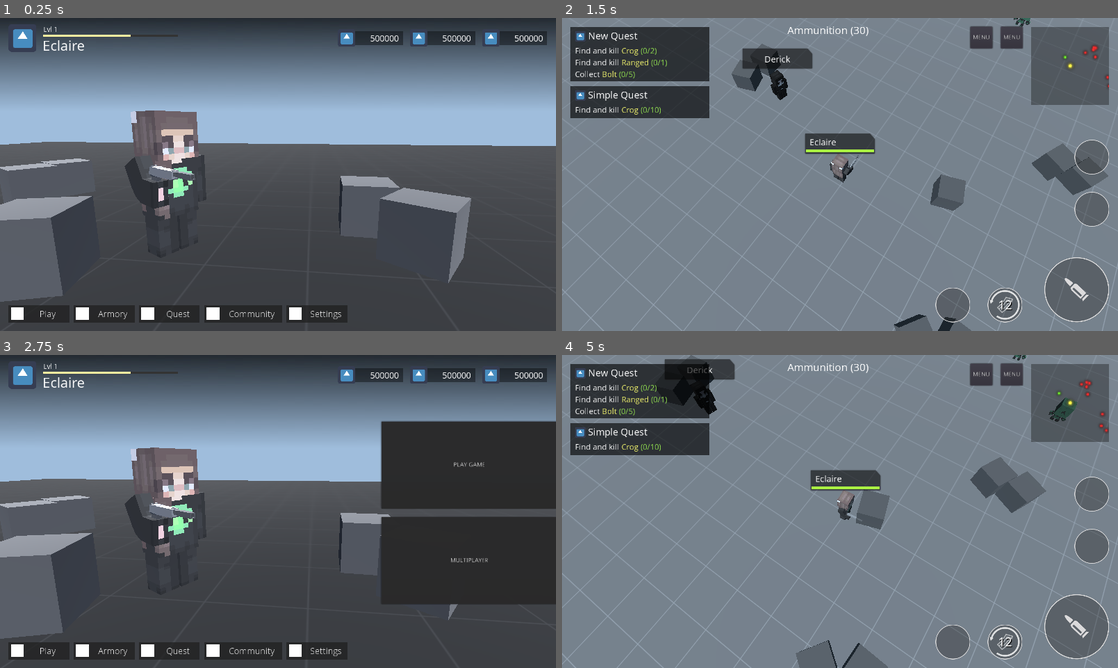
Above: before the commit, frames 1-4 (two rows, left to right).
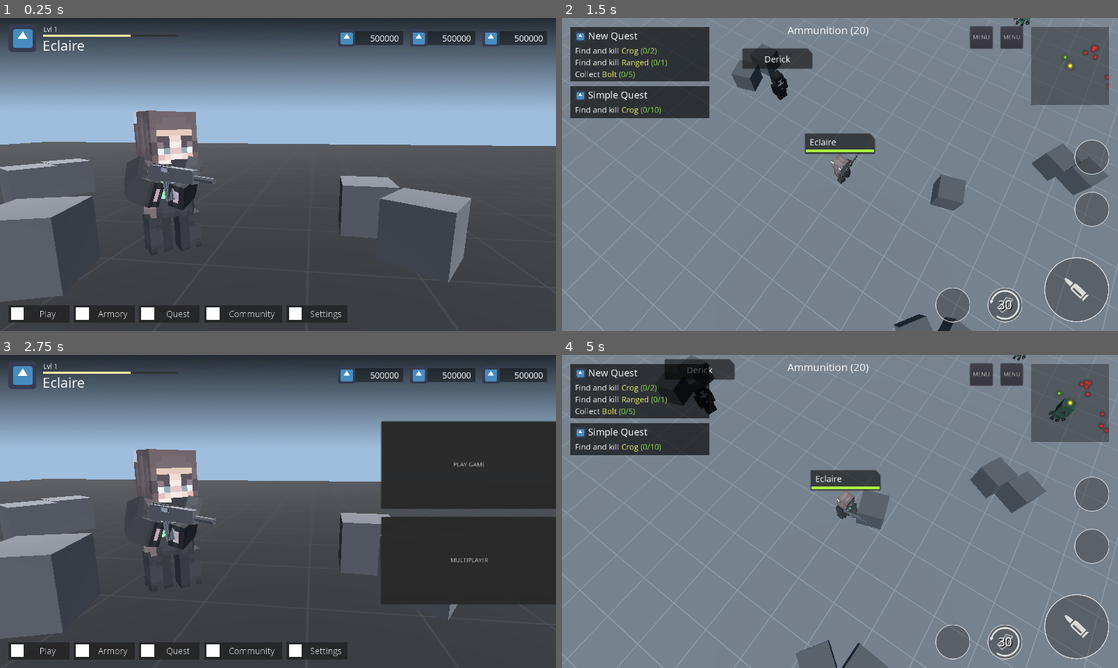
Above: after the commit, the same moments.

Repository: khairul169/PixelGunner
Game: Godot game, scene res://scenes/main_menu.tscn
Two runs of this game, one before a commit and one after it. Both use one fixed random seed, a clock stepped at 60 frames per second and the inputs below. The engine's default icon, where the game draws it, is replaced by a stand-in: a white triangle on a blue panel in a dark square.
Inputs (mouse positions are in pixels of both pictures, inside the frame that each line leads up to):
- Up to frame 1 (0.25 s): no input
- Up to frame 2 (1.5 s): click "Play" at 0.5 s; click "PLAY GAME" at 1.25 s
- Up to frame 3 (2.75 s): click "MENU" at 2 s
- Up to frame 4 (5 s): click "PLAY GAME" at 2.75 s; move the mouse to (962, 495) at 3.52 s; hold D 3.53-4.25 s; hold R 3.53-4.25 s; click (962, 495) at 3.67 s; tap Space at 3.77, 3.8, 4.07 s; drag from (728, 527) to (812, 574) at 4.27 s

The runs differ from the first frame. In frame 1, 1.6% of the frame differs, in the area x 22-39%, y 29-75%; in frame 2, 0.2%; in frame 3, 1.7%; in frame 4, 0.2%.

Commit message:
cleanup code

Diff:
--- a/project.godot
+++ b/project.godot
@@ -14,11 +14,6 @@
 "language": "GDScript",
 "path": "res://scenes/singleton/entities.gd"
 }, {
-"base": "Reference",
-"class": "Items",
-"language": "GDScript",
-"path": "res://scenes/singleton/items.gd"
-}, {
 "base": "KinematicBody",
 "class": "Monster",
 "language": "GDScript",
@@ -34,16 +29,6 @@
 "language": "GDScript",
 "path": "res://scenes/player/player.gd"
 }, {
-"base": "Spatial",
-"class": "PlayerCamera",
-"language": "GDScript",
-"path": "res://scenes/player/camera.gd"
-}, {
-"base": "Reference",
-"class": "PlayerWeapon",
-"language": "GDScript",
-"path": "res://scenes/player/weapon.gd"
-}, {
 "base": "Reference",
 "class": "QuestManager",
 "language": "GDScript",
@@ -51,12 +36,9 @@
 } ]
 _global_script_class_icons={
 "Entities": "",
-"Items": "",
 "Monster": "",
 "NPC": "",
 "Player": "",
-"PlayerCamera": "",
-"PlayerWeapon": "",
 "QuestManager": ""
 }
 
@@ -68,8 +50,10 @@
 
 [autoload]
 
-state_mgr="*res://scenes/singleton/state_mgr.gd"
-game_data="*res://scenes/singleton/game_data.gd"
+GameState="*res://scenes/singleton/game_state.gd"
+GameData="*res://scenes/singleton/game_data.gd"
+Items="*res://scenes/singleton/items.gd"
+Weapon="*res://scenes/singleton/weapon.gd"
 
 [debug]
 
--- a/scenes/main_menu.gd
+++ b/scenes/main_menu.gd
@@ -30,7 +30,7 @@
 	switch_panel(btn);
 
 func _play() -> void:
-	state_mgr.reset_game();
+	GameState.reset_game();
 	get_tree().change_scene("res://scenes/game.tscn");
 
 func setup_navigation() -> void:
--- a/scenes/main_menu/armory_weapon.gd
+++ b/scenes/main_menu/armory_weapon.gd
@@ -26,10 +26,10 @@
 	call_deferred("load_weapon");
 	load_stats();
 
-	var player_wpn = game_data.get_player_weapon();
+	var player_wpn = GameData.get_player_weapon();
 	switch_weapon(player_wpn);
 
-	game_data.connect("data_updated", self, "_data_updated");
+	GameData.connect("data_updated", self, "_data_updated");
 	btn_use.connect("pressed", self, "_use_wpn");
 
 func _input(event: InputEvent) -> void:
@@ -47,7 +47,7 @@
 	# update weapon list
 	load_weapon();
 
-	var player_wpn = game_data.get_player_weapon();
+	var player_wpn = GameData.get_player_weapon();
 	if (current_wpn < 0):
 		switch_weapon(player_wpn);
 	else:
@@ -87,14 +87,14 @@
 		i.queue_free();
 
 	var item_scene = load("res://scenes/main_menu/weapon_item.tscn");
-	var weapon_list = game_data.get_weapon_list();
+	var weapon_list = GameData.get_weapon_list();
 
 	if (armory):
-		armory.set_slot_value(weapon_list.size(), game_data.get_weapon_slot());
+		armory.set_slot_value(weapon_list.size(), GameData.get_weapon_slot());
 
 	for i in range(weapon_list.size()):
 		var weapon = weapon_list[i];
-		var wpn_data = PlayerWeapon.get_weapon(weapon.id);
+		var wpn_data = Weapon.get_weapon(weapon.id);
 		if (not wpn_data):
 			continue
 
@@ -114,7 +114,7 @@
 		$content.hide();
 		return;
 
-	var weapon = game_data.get_weapon_data(id);
+	var weapon = GameData.get_weapon_data(id);
 	if (not weapon):
 		return;
 
@@ -130,23 +130,23 @@
 	set_weapon(weapon);
 
 	# action button
-	btn_use.disabled = (game_data.get_player_weapon() == id);
+	btn_use.disabled = (GameData.get_player_weapon() == id);
 
 func _use_wpn() -> void:
-	game_data.set_player_weapon(current_wpn);
+	GameData.set_player_weapon(current_wpn);
 
 func _rotate_weapon(rel: float) -> void:
 	scene.rotate_object(rel);
 
 func set_weapon(weapon: Dictionary) -> void:
-	var wpn = PlayerWeapon.get_weapon(weapon.id);
+	var wpn = Weapon.get_weapon(weapon.id);
 	if (not wpn):
 		return;
 
 	$content/weapon_title/wpn_name.text = wpn.name;
 	$content/weapon_title/level.text = str('Lv ', int(weapon.level));
 
-	var stats = PlayerWeapon.get_stats(weapon);
+	var stats = Weapon.get_stats(weapon);
 
 	set_weapon_stats({
 		STATS_DMG: int(stats.damage),
--- a/scenes/main_menu/background_scene.gd
+++ b/scenes/main_menu/background_scene.gd
@@ -4,21 +4,21 @@
 onready var camera = $camera;
 onready var animsplayer = $player.find_node('AnimationPlayer');
 
+# vars
 var camera_transform = Transform();
 
 func _ready() -> void:
-	game_data.connect("data_updated", self, "_data_updated");
+	GameData.connect("data_updated", self, "_data_updated");
 
+	var weapon = GameState.player.weapon;
+	set_weapon(weapon.id if weapon && weapon.has('id') else -1);
+
+	camera_transform = camera.transform;
 	animsplayer.get_animation('idle').loop = true;
 	animsplayer.get_animation('idle_rifle').loop = true;
 
-	var weapon = state_mgr.player.weapon;
-	set_weapon(weapon.id if weapon && weapon.has('id') else -1);
-
-	camera_transform = camera.transform;
-
 func _data_updated() -> void:
-	var wpn_data = game_data.get_weapon_data(-1);
+	var wpn_data = GameData.get_weapon_data(-1);
 	set_weapon(wpn_data.id);
 
 func set_weapon(id: int) -> void:
@@ -33,11 +33,11 @@
 		mesh_name = null;
 		animsplayer.play('idle_alt', 0.1);
 
-	if (id == PlayerWeapon.WEAPON_PISTOL):
+	if (id == Weapon.WEAPON_PISTOL):
 		mesh_name = 'pistol';
 		anims = 'idle';
 
-	if (id == PlayerWeapon.WEAPON_RIFLE):
+	if (id == Weapon.WEAPON_RIFLE):
 		mesh_name = 'rifle';
 		anims = 'idle_rifle';
 
--- a/scenes/monster/monster.gd
+++ b/scenes/monster/monster.gd
@@ -133,7 +133,7 @@
 		killer.m_backpack.add_item(Items.ITEM_BOLT, int(rand_range(0, 3)));
 
 	# task
-	state_mgr.quest.task_achieved(state_mgr.quest.TASK_KILL_MONSTER, monster_id);
+	GameState.quest.task_achieved(QuestManager.TASK_KILL_MONSTER, monster_id);
 
 func _obj_enter(obj) -> void:
 	if (obj is Player && !obj in target):
--- a/scenes/monster/spawner.gd
+++ b/scenes/monster/spawner.gd
@@ -1,5 +1,6 @@
 extends Spatial
 
+# editor configs
 export (Entities.Monster) var monster_name;
 export (float) var radius = 10.0;
 export (int) var monster_count = 1;
@@ -38,6 +39,6 @@
 	npc.health_max = lerp(npc.health_max * 0.1, npc.health_max * 0.9, m);
 	npc.accuracy = lerp(npc.accuracy * 0.2, npc.accuracy * 0.8, m);
 	npc.armor = lerp(npc.armor * 0.4, npc.armor * 0.6, m);
-	npc.agile = lerp(npc.agile * 0.2, npc.agile * 0.8, m);
+	npc.agile = lerp(0.0, npc.agile, m);
 	npc.attack_damage = lerp(npc.attack_damage * 0.1, npc.attack_damage * 0.9, m);
 	npc.attack_delay = lerp(npc.attack_delay * 0.4, npc.attack_delay * 0.6, 1.0 - m);
--- a/scenes/player/attack.gd
+++ b/scenes/player/attack.gd
@@ -51,7 +51,7 @@
 	player.connect("dying", self, "_player_reset");
 
 	# initialize attack system
-	call_deferred("init");
+	call_deferred("_initialize");
 
 func _input(event: InputEvent) -> void:
 	if (Input.is_key_pressed(KEY_SPACE)):
@@ -60,15 +60,16 @@
 	if (Input.is_key_pressed(KEY_R)):
 		reload();
 
-func init() -> void:
+func _initialize() -> void:
 	# targeting
-	create_targeting();
+	_create_targeting();
 
 	# user button
 	player.ui.button_attack.connect("pressed", self, "start_attack");
 	player.ui.button_reload.connect("pressed", self, "reload");
 
-func reset_weapon() -> void:
+func reset() -> void:
+	# set default variable value
 	damage = 0.0;
 	delay = 1.0;
 	attack_range = 0.0;
@@ -97,14 +98,132 @@
 	state = State.IDLE;
 	next_think = 0.1;
 
+func _player_reset() -> void:
+	# reset vars
+	next_think = 0.0;
+	target = null;
+	reset();
+
+func _create_targeting() -> void:
+	# shape reference
+	var shape = SphereShape.new();
+	shape.radius = TARGETING_RADIUS;
+
+	# collision shape
+	var col = CollisionShape.new();
+	col.shape = shape;
+
+	# create area
+	var area = Area.new();
+	area.add_child(col);
+	player.add_child(area);
+
+	# connect signals
+	area.connect("body_entered", self, "_object_enter");
+	area.connect("body_exited", self, "_object_exit");
+
+func _object_enter(object: Node) -> void:
+	if (object == player):
+		return;
+
+	if (object.is_in_group('damageable') && !object in nearest_enemy):
+		nearest_enemy.append(object);
+
+func _object_exit(object: Node) -> void:
+	if (object in nearest_enemy):
+		nearest_enemy.erase(object);
+
+func _process(delta: float) -> void:
+	if (player.health <= 0.0):
+		return;
+
+	if (next_think > 0.0):
+		next_think -= delta;
+
+func _physics_process(delta: float) -> void:
+	if (player.health <= 0.0):
+		return;
+
+	if (player.is_moving):
+		if (target):
+			# disable targeting
+			player.stop();
+			target = null;
+
+		# set state
+		if (state != State.RELOADING):
+			state = State.MOVING;
+	else:
+		if (state == State.MOVING):
+			state = State.IDLE;
+
+	if (next_think > 0.0):
+		return;
+
+	if (state == State.RELOADING):
+		_reload_finished();
+		state = State.IDLE;
+		return;
+
+	if (state == State.AIMING):
+		if (target):
+			# set player shooting animation
+			player.set_animation(player.PlayerAnims.SHOOT);
+			player.stop(0.15);
+			player.next_idle = 0.5;
+
+			state = State.ATTACKING;
+			next_think = delay;
+
+			# attack target
+			attack(target);
+
+			# reset target if randomized attack
+			if (attack_type == AttackType.RANDOM):
+				target = null;
+				start_attack();
+		else:
+			state = State.IDLE;
+			next_think = 0.5;
+		return;
+
+	if (target):
+		if (target.health <= 0.0):
+			target = null;
+			state = State.IDLE;
+
+			if (attack_type == AttackType.RANDOM):
+				start_attack();
+			return;
+
+		var distance = player.global_transform.origin.distance_to(target.global_transform.origin);
+		if (distance > attack_range && attack_type != AttackType.RANDOM):
+			player.move_to(target.global_transform.origin);
+			next_think = 0.5;
+			state = State.MOVING;
+
+		else:
+			if (state != State.ATTACKING):
+				player.stop(0.4);
+				player.set_looking_at(target);
+				next_think = 0.3;
+			else:
+				player.stop(0.1);
+				next_think = 0.0;
+
+			state = State.AIMING;
+
 func set_weapon(weapon: Dictionary) -> void:
+	if (player.health <= 0.0):
+		return;
+
+	var wpn_id = weapon.id if weapon.has('id') else -1;
+	var data = Weapon.get_weapon(wpn_id);
+	if (not data):
+		return;
+
 	# reset weapon data
-	reset_weapon();
-
-	var wpn_id = weapon.id if weapon.has('id') else -1;
-	var data = PlayerWeapon.get_weapon(wpn_id);
-	if (not data):
-		return;
+	reset();
 
 	# set weapon stats
 	var stats = weapon.stats;
@@ -114,30 +233,30 @@
 	max_clip = stats.clip;
 	wpn_clip = max_clip;
 	knockback = stats.knockback;
-	slowness = stats.slowness;
+	slowness_prob = stats.slowness;
 	armor_pen = stats.armorp;
 
 	# attack type
 	match (data.wpn_class):
-		PlayerWeapon.CLASS_SR:
+		Weapon.CLASS_SR:
 			attack_type = AttackType.FAR;
 		_:
 			attack_type = AttackType.NEAR;
 
 	# player animation
 	match (data.wpn_class):
-		PlayerWeapon.CLASS_AR:
+		Weapon.CLASS_AR:
 			player.anim_offset = player.PlayerAnims.RIFLE_IDLE;
 		_:
 			player.anim_offset = 0;
 
 	# attack range & reload speed
 	match (data.wpn_class):
-		PlayerWeapon.CLASS_HG:
+		Weapon.CLASS_HG:
 			attack_range = 6.0;
 			reload_time = 1.0;
 
-		PlayerWeapon.CLASS_AR:
+		Weapon.CLASS_AR:
 			attack_range = 5.0;
 			reload_time = 3.0;
 
@@ -147,11 +266,11 @@
 
 	# switch weapon mesh
 	match (wpn_id):
-		PlayerWeapon.WEAPON_PISTOL:
+		Weapon.WEAPON_PISTOL:
 			player.find_node('pistol').show();
 			player.find_node('rifle').hide();
 
-		PlayerWeapon.WEAPON_RIFLE:
+		Weapon.WEAPON_RIFLE:
 			player.find_node('pistol').hide();
 			player.find_node('rifle').show();
 
@@ -161,120 +280,6 @@
 
 	# update ui
 	call_deferred('_update_interface');
-
-func _player_reset() -> void:
-	# reset vars
-	next_think = 0.0;
-	target = null;
-	reset_weapon();
-
-func create_targeting() -> void:
-	# shape reference
-	var shape = SphereShape.new();
-	shape.radius = TARGETING_RADIUS;
-
-	# collision shape
-	var col = CollisionShape.new();
-	col.shape = shape;
-
-	# create area
-	var area = Area.new();
-	area.add_child(col);
-	player.add_child(area);
-
-	# connect signals
-	area.connect("body_entered", self, "_object_enter");
-	area.connect("body_exited", self, "_object_exit");
-
-func _object_enter(object: Node) -> void:
-	if (object == player):
-		return;
-
-	if (object.is_in_group('damageable') && !object in nearest_enemy):
-		nearest_enemy.append(object);
-
-func _object_exit(object: Node) -> void:
-	if (object in nearest_enemy):
-		nearest_enemy.erase(object);
-
-func _process(delta: float) -> void:
-	if (player.health <= 0.0):
-		return;
-
-	if (next_think > 0.0):
-		next_think -= delta;
-
-func _physics_process(delta: float) -> void:
-	if (player.health <= 0.0):
-		return;
-
-	if (player.is_moving):
-		if (target):
-			# disable targeting
-			player.stop();
-			target = null;
-
-		# set state
-		if (state != State.RELOADING):
-			state = State.MOVING;
-	else:
-		if (state == State.MOVING):
-			state = State.IDLE;
-
-	if (next_think > 0.0):
-		return;
-
-	if (state == State.RELOADING):
-		_reload_finished();
-		state = State.IDLE;
-		return;
-
-	if (state == State.AIMING):
-		if (target):
-			# set player shooting animation
-			player.set_animation(player.PlayerAnims.SHOOT);
-			player.stop(0.15);
-			player.next_idle = 0.5;
-
-			state = State.ATTACKING;
-			next_think = delay;
-
-			# attack target
-			attack(target);
-
-			# reset target if randomized attack
-			if (attack_type == AttackType.RANDOM):
-				target = null;
-				start_attack();
-		else:
-			state = State.IDLE;
-			next_think = 0.5;
-		return;
-
-	if (target):
-		if (target.health <= 0.0):
-			target = null;
-			state = State.IDLE;
-
-			if (attack_type == AttackType.RANDOM):
-				start_attack();
-			return;
-
-		var distance = player.global_transform.origin.distance_to(target.global_transform.origin);
-		if (distance > attack_range && attack_type != AttackType.RANDOM):
-			player.move_to(target.global_transform.origin);
-			next_think = 0.5;
-			state = State.MOVING;
-		else:
-			if (state != State.ATTACKING):
-				player.stop(0.4);
-				next_think = 0.3;
-				set_look_at(target);
-			else:
-				player.stop(0.1);
-				next_think = 0.0;
-
-			state = State.AIMING;
 
 func start_attack() -> void:
 	if (next_think > 0.0 || player.health <= 0.0):
@@ -308,7 +313,7 @@
 		state = State.IDLE;
 
 		# look at target
-		set_look_at(target);
+		player.set_looking_at(target);
 	else:
 		target = null;
 
@@ -341,11 +346,6 @@
 	res.distance = distance;
 	return false;
 
-func set_look_at(object: Spatial) -> void:
-	player.body_dir = object.global_transform.origin - player.global_transform.origin;
-	player.body_dir.y = 0.0;
-	player.body_dir = player.body_dir.normalized();
-
 func attack(object: Spatial) -> void:
 	if (player.health <= 0.0 || !object.is_in_group('damageable')):
 		return;
@@ -357,7 +357,7 @@
 		return;
 
 	# look at target
-	set_look_at(target);
+	player.set_looking_at(target);
 
 	# reduce clip
 	wpn_clip -= 1;
@@ -400,11 +400,11 @@
 	state = State.RELOADING;
 	next_think = reload_time;
 	player.stop();
-
-	player.set_bar_status("RELOADING");
+	_update_interface();
 
 func _reload_canceled() -> void:
-	player.set_bar_status("");
+	# update ui
+	_update_interface();
 
 func _reload_finished() -> void:
 	if (state != State.RELOADING):
@@ -419,10 +419,13 @@
 	player.m_backpack.remove_item(Items.ITEM_AMMUNITION, 1);
 
 	# update ui
-	player.set_bar_status("");
 	_update_interface();
 
 func _update_interface() -> void:
+	if (state == State.RELOADING):
+		# show reloading message
+		pass
+
 	player.ui.set_reloadbutton_clip(wpn_clip);
 
 func create_indicator(object, text, color = Color(1, 1, 1)) -> Node:
--- a/scenes/player/backpack.gd
+++ b/scenes/player/backpack.gd
@@ -10,7 +10,7 @@
 var items = [];
 
 func _ready() -> void:
-	state_mgr.quest.connect("quest_added", self, "_quest_updated");
+	GameState.quest.connect("quest_added", self, "_quest_updated");
 
 func _input(event: InputEvent) -> void:
 	if (Input.is_key_pressed(KEY_P)):
@@ -18,7 +18,7 @@
 
 func _quest_updated(quest = null) -> void:
 	# task
-	state_mgr.quest.task_achieved(state_mgr.quest.TASK_COLLECT_ITEM, self);
+	GameState.quest.task_achieved(QuestManager.TASK_COLLECT_ITEM, self);
 
 func _item_updated() -> void:
 	emit_signal("item_updated");
@@ -112,17 +112,17 @@
 		_item_updated();
 
 func resupply_ammo() -> void:
-	var weapon = PlayerWeapon.get_weapon(player.weapon if player.weapon else -1);
+	var weapon = Weapon.get_weapon(player.weapon if player.weapon else -1);
 	if (!weapon):
 		return;
 
 	var ammo = 0;
 	match (weapon.wpn_class):
-		PlayerWeapon.CLASS_AR:
+		Weapon.CLASS_AR:
 			ammo = 20;
-		PlayerWeapon.CLASS_HG, PlayerWeapon.CLASS_SMG:
+		Weapon.CLASS_HG, Weapon.CLASS_SMG:
 			ammo = 30;
-		PlayerWeapon.CLASS_SG, PlayerWeapon.CLASS_SR:
+		Weapon.CLASS_SG, Weapon.CLASS_SR:
 			ammo = 10;
 
 	var item = get_item_by_id(Items.ITEM_AMMUNITION);
--- a/scenes/player/camera.gd
+++ b/scenes/player/camera.gd
@@ -1,5 +1,4 @@
 extends Spatial
-class_name PlayerCamera
 
 const OFFSET = Vector3(2, 8, 3);
 const INTERPOLATION = 4.0;
--- a/scenes/player/camera.tscn
+++ b/scenes/player/camera.tscn
@@ -1,7 +1,6 @@
 [gd_scene load_steps=2 format=2]
 
 [ext_resource path="res://scenes/player/camera.gd" type="Script" id=1]
-
 
 [node name="camera" type="Spatial"]
 transform = Transform( 1, 0, 0, 0, 1, 0, 0, 0, 1, 0, 1, 0 )
--- a/scenes/player/player.gd
+++ b/scenes/player/player.gd
@@ -4,7 +4,7 @@
 class_name Player
 
 # reference
-onready var camera: PlayerCamera = get_parent().get_node('camera');
+onready var camera = get_parent().get_node('camera');
 onready var animplayer: AnimationPlayer = $body/player/AnimationPlayer;
 onready var ui = get_tree().get_root().get_node("main/ui");
 
@@ -80,7 +80,7 @@
 
 func _input(event: InputEvent) -> void:
 	if (Input.is_key_pressed(KEY_ESCAPE)):
-		state_mgr.goto_mainmenu();
+		GameState.goto_mainmenu();
 
 func set_health(new_health: float) -> void:
 	# set player health
@@ -135,7 +135,7 @@
 	anim_offset = 0;
 	weapon = null;
 
-	m_attack.set_weapon(state_mgr.player.weapon);
+	m_attack.set_weapon(GameState.player.weapon);
 	m_backpack.resupply_ammo();
 
 func _damaged(damage, attacker) -> void:
@@ -256,6 +256,11 @@
 	navigate_to = null;
 	next_think = next_move;
 
+func set_looking_at(object: Spatial) -> void:
+	body_dir = object.global_transform.origin - global_transform.origin;
+	body_dir.y = 0.0;
+	body_dir = body_dir.normalized();
+
 func set_animation(id: int, blend_time: float = 0.0) -> void:
 	if (id < 0 || id >= anims.size()):
 		return;
--- a/scenes/singleton/game_data.gd
+++ b/scenes/singleton/game_data.gd
@@ -2,53 +2,36 @@
 
 signal data_updated();
 
+# classes
 class Armory extends Reference:
 	var weapon_list := [];
 	var current_wpn := -1;
 
+# vars
 var player_armory: Armory;
 
 func _ready() -> void:
+	# initialize data
 	player_armory = Armory.new();
 
 	# simulate load time
 	# yield(get_tree().create_timer(0.1), "timeout");
 
 	player_armory.weapon_list.append({
-		'id': PlayerWeapon.WEAPON_PISTOL,
+		'id': Weapon.WEAPON_PISTOL,
 		'level': 1,
 		'enhancement': 0.0,
 		'upgrade': 0
 	});
 	player_armory.weapon_list.append({
-		'id': PlayerWeapon.WEAPON_RIFLE,
+		'id': Weapon.WEAPON_RIFLE,
 		'level': 1,
 		'enhancement': 0.0,
 		'upgrade': 0
 	});
-	player_armory.weapon_list.append({
-		'id': PlayerWeapon.WEAPON_RIFLE,
-		'level': 1,
-		'enhancement': 1.0,
-		'upgrade': 0
-	});
-	player_armory.weapon_list.append({
-		'id': PlayerWeapon.WEAPON_RIFLE,
-		'level': 100,
-		'enhancement': 1.0,
-		'upgrade': 0
-	});
-	player_armory.weapon_list.append({
-		'id': PlayerWeapon.WEAPON_RIFLE,
-		'level': 100,
-		'enhancement': 1.0,
-		'upgrade': 1,
-		'equip': {
+	player_armory.current_wpn = 1;
 
-		}
-	});
-	player_armory.current_wpn = 0;
-
+	# data fetched
 	call_deferred("emit_signal", "data_updated");
 
 func get_weapon_list() -> Array:
--- a/scenes/singleton/state_mgr.gd
+++ b/scenes/singleton/game_state.gd
@@ -1,32 +1,36 @@
 extends Node
 
-var quest: QuestManager;
-
+# classes
 class PlayerState extends Reference:
 	var weapon;
 
+# vars
+var quest: QuestManager;
 var player := PlayerState.new();
 
 func _ready() -> void:
-	game_data.connect("data_updated", self, "_data_updated");
+	GameData.connect("data_updated", self, "_data_updated");
 
-	PlayerWeapon.check_weapon();
+	# initialize state
+	reset_game();
 	player.weapon = null;
-	reset_game();
 
 func _data_updated() -> void:
-	var wpn_data = game_data.get_weapon_data(-1);
+	# get current weapon data
+	var wpn_data = GameData.get_weapon_data(-1);
 
 	player.weapon = {
 		'id': wpn_data.id,
 		'equip': wpn_data.equip if wpn_data.has('equip') else null,
-		'stats': PlayerWeapon.get_stats(wpn_data)
-	};
+		'stats': Weapon.get_stats(wpn_data)
+	} if wpn_data && wpn_data.has('id') else null;
 
 func reset_game() -> void:
+	# initialize quest manager
 	quest = QuestManager.new();
 	quest.connect("quest_completed", self, "_quest_completed");
 
+	# create quest
 	var quest1 = QuestManager.create_quest("New Quest");
 	quest1.connect("completed", self, "goto_quest3");
 	quest1.add_task(QuestManager.TASK_KILL_MONSTER, {
@@ -41,12 +45,6 @@
 		'item': Items.ITEM_BOLT,
 		'count': 5
 	});
-	"""
-	quest1.add_task(QuestManager.TASK_INTERACT_NPC, {
-		'npc': Entities.NPC.TRADER,
-		'name': 'Derick'
-	});
-	"""
 	quest.add_quest(quest1);
 
 	var quest2 = QuestManager.create_quest("Simple Quest");
@@ -72,4 +70,5 @@
 	quest.add_quest(quest3);
 
 func goto_mainmenu() -> void:
+	# switch to main menu
 	get_tree().change_scene("res://scenes/main_menu.tscn");
--- a/scenes/singleton/items.gd
+++ b/scenes/singleton/items.gd
@@ -1,36 +1,53 @@
-extends Reference
-class_name Items
+extends Node
 
+# defs
 const MATERIAL_STACKS = 25;
 
+# item type
 enum {
 	TYPE_NONE = 0,
 	TYPE_CONSUMABLE,
-	TYPE_MATERIAL
+	TYPE_MATERIAL,
+	TYPE_EQUIPMENT
 };
 
+# item id
 enum {
 	ITEM_NONE = 0,
 	ITEM_AMMUNITION,
-	ITEM_BOLT
+	ITEM_BOLT,
+
+	ITEM_REFLEX_SIGHT,
+	ITEM_RED_DOT_SIGHT,
+	ITEM_FLASHLIGHT,
+	ITEM_AP_BULLET,
+	ITEM_EXPLOSIVE_BULLET,
+	ITEM_MAGAZINE_HC,
+	ITEM_MAGAZINE_QC,
+	ITEM_TACTICAL_STOCK
 };
 
-const items = {
-	ITEM_AMMUNITION: {
-		'type': TYPE_NONE,
-		'stack': 100,
-		'name': 'ammunition',
-		'label': 'Ammunition'
-	},
+# item data
+var items = {};
 
-	ITEM_BOLT: {
-		'type': TYPE_MATERIAL,
-		'stack': MATERIAL_STACKS,
-		'name': 'bolt',
-		'label': 'Bolt'
-	}
-};
+func _ready() -> void:
+	register_item(ITEM_AMMUNITION, TYPE_NONE, 'ammunition', 'Ammunition', 100);
+	register_item(ITEM_BOLT, TYPE_MATERIAL, 'bolt', 'Bolt');
 
-static func get_item(id: int):
+func register_item(id: int, type: int, name: String, label: String, stacks: int = 1) -> void:
+	if (type == TYPE_MATERIAL):
+		stacks = MATERIAL_STACKS;
+
+	if (items.has(id)):
+		return;
+
+	items[id] = {
+		'type': type,
+		'stack': stacks,
+		'name': name,
+		'label': label
+	};
+
+func get_item(id: int):
 	if (items.has(id)):
 		return items[id];
--- a/scenes/player/weapon.gd
+++ b/scenes/singleton/weapon.gd
@@ -1,5 +1,4 @@
-extends Reference
-class_name PlayerWeapon
+extends Node
 
 enum {
 	CLASS_HG = 0,
@@ -22,17 +21,6 @@
 	EQ_SLOT_SIGHT,
 	EQ_SLOT_GRIP,
 	EQ_SLOT_SIDE
-};
-
-enum {
-	EQ_REFLEX_SIGHT = 0,
-	EQ_RED_DOT_SIGHT,
-	EQ_FLASHLIGHT,
-	EQ_AP_BULLET,
-	EQ_EXPLOSIVE_BULLET,
-	EQ_MAGAZINE_HC,
-	EQ_MAGAZINE_QC,
-	EQ_TACTICAL_STOCK
 };
 
 const weapon_data = {
--- a/scenes/ui.gd
+++ b/scenes/ui.gd
@@ -11,11 +11,11 @@
 func _ready() -> void:
 	$menu_btn.connect("pressed", self, "_open_menu");
 
-	state_mgr.quest.connect("quests_updated", self, "load_quests");
+	GameState.quest.connect("quests_updated", self, "load_quests");
 	load_quests();
 
 func _open_menu() -> void:
-	state_mgr.goto_mainmenu();
+	GameState.goto_mainmenu();
 
 func set_reloadbutton_clip(clip: int) -> void:
 	if (!button_reload):
@@ -32,14 +32,14 @@
 	for i in container.get_children():
 		i.queue_free();
 
-	var quests = state_mgr.quest.get_active_quest();
+	var quests = GameState.quest.get_active_quest();
 	for quest in quests:
 		var instance = QuestItem.instance();
 		container.add_child(instance);
 
 		var task_list = [];
 		for task in quest.tasks:
-			var task_name = state_mgr.quest.get_task_name(task);
+			var task_name = GameState.quest.get_task_name(task);
 			if (task_name):
 				task_list.append(task_name);
 
Not shown, changed: todo.txt
